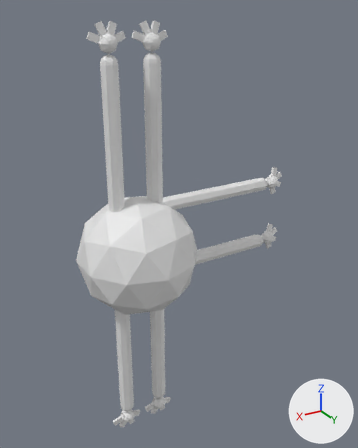
What one commit did to the FBX model Assets/Models/Bug.fbx.
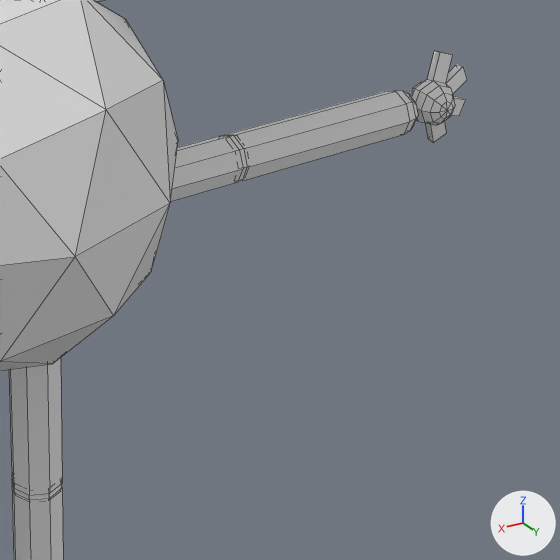
Each version appears first whole from a camera (50 mm lens) standing at (47.7, 99.1, 55.1) and looking at (-13.9, -3.6, 3.7), and next in a close-up on the part from 41% to 85% of the width and 47% to 81% of the height. The axes (+X, +Y, +Z) are drawn at lower right. The lights are the same throughout. The close-ups show mesh edges as thin lines.

The older version as bpy lines, for what is in view:
```python
me_flarm = bpy.data.meshes.new('FLArm')
me_flarm.from_pydata(...)  # 66 vertices, 72 faces; spans x -1.0..1.0, y -1.0..1.0, z -1.0..9.22
me_flhand = bpy.data.meshes.new('FLHand')
me_flhand.from_pydata(...)  # 74 vertices, 80 faces; spans x -21.4..21.4, y -10.0..21.4, z -10.0..10.0
ob_frbicep = bpy.data.objects.new('FRBicep', me_flarm)
ob_frbicep.parent = ob_torso
ob_frbicep.location = (-0.667, -0.4, -0.6)
ob_frbicep.rotation_euler = (0.0, -1.571, 0.0)  # degrees (0, -90, 0)
ob_frbicep.scale = (0.133, 0.133, 0.13)
ob_frhand = bpy.data.objects.new('FRHand', me_flhand)
ob_frhand.parent = ob_frforearm
ob_frhand.location = (0.0, 0.0, 10.25)
ob_frhand.rotation_euler = (1.571, 0.0, 0.0)  # degrees (90, 0, 0)
ob_frhand.scale = (0.1, 0.1, 0.1)
ob_frleg = bpy.data.objects.new('FRLeg', me_flarm)
ob_frleg.parent = ob_frthigh
ob_frleg.location = (0.0, 0.0, 8.429)
ob_frleg.scale = (1.0, 1.0, 1.02)
# also in view: 'FRThigh' at (-5.0, 0.0, -20.0); 'Torso' at (0.0, 0.0, 0.0); 'FRForearm' at (-34.7, -6.0, -9.0)
```
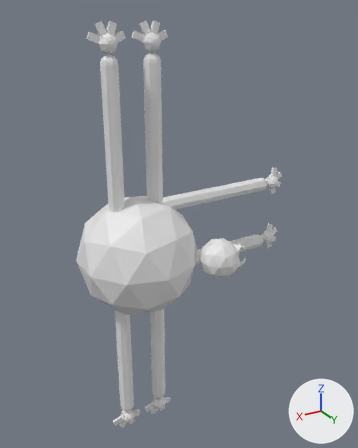
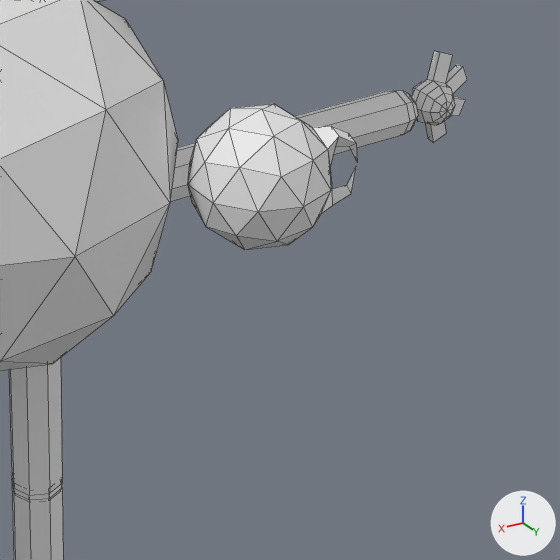
What differs and where, as boxes (x1, y1, x2, y2) in the close-ups (560 x 560 px):
'Head', added: after (188, 104, 357, 250)
'FRBicep', unchanged, covered by the edit: before (171, 136, 245, 201); after (171, 143, 196, 201)

Edits to the bpy script that builds the scene:
```text
Add me_head:
    me_head.from_pydata(...)  # 56 vertices, 96 faces; spans x -6.66..4.76, y -5.0..5.0, z -5.0..5.0
Add ob_head:
    ob_head = bpy.data.objects.new('Head', me_head)
    ob_head.location = (-16.0, 12.0, 0.0)
```
